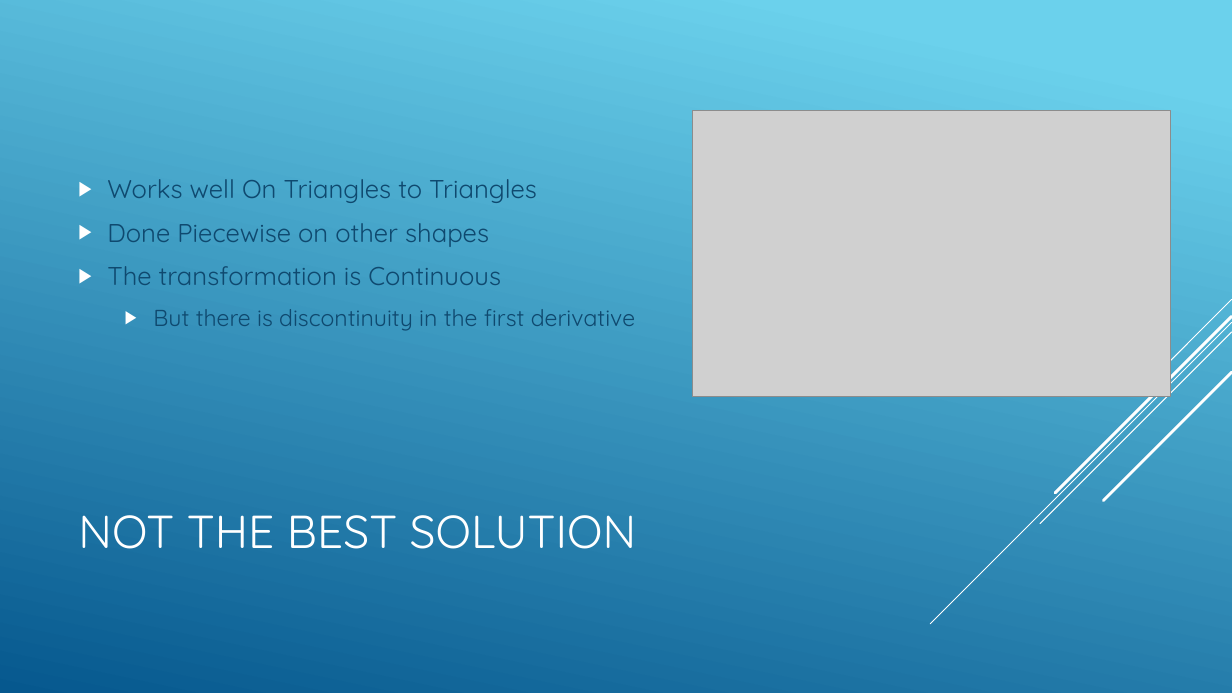
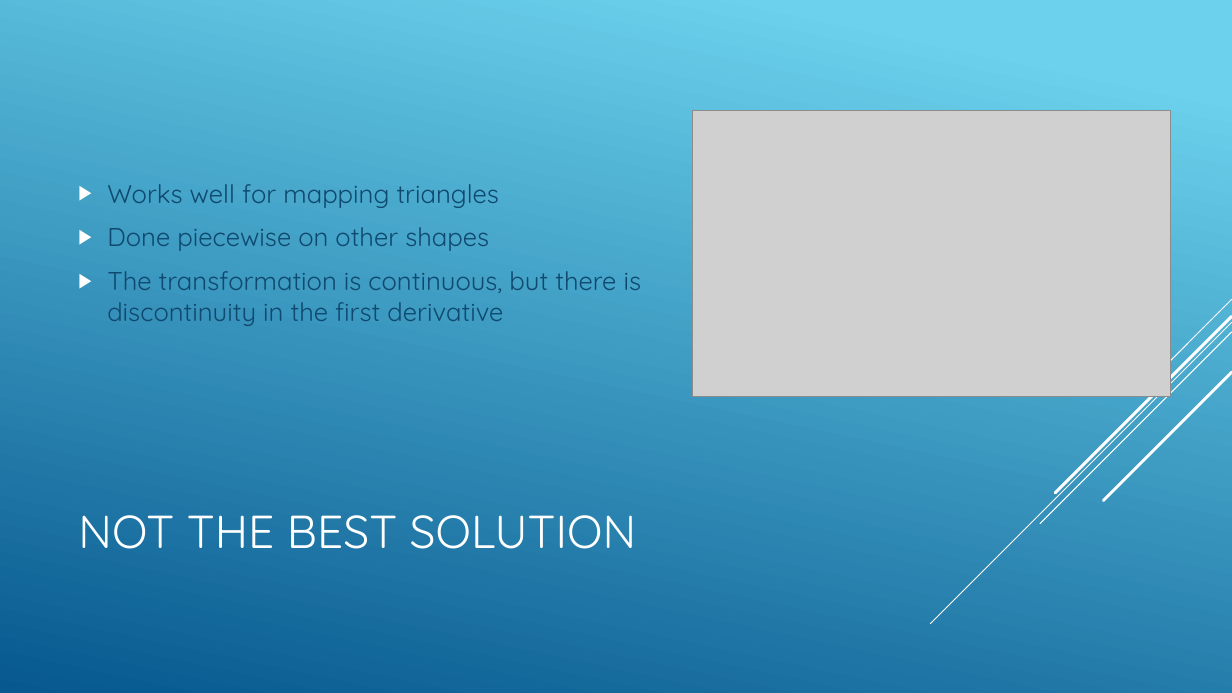
Before and after one commit to jcmanke/ImageProcessingProject, a slide deck: slide 9 of General Morphing.pptx (slide 4 before the commit). Drawn at 1232x693 pixels with LibreOffice and Linux fonts; fonts in the diff are those of the drawing; grey boxes stand for pictures. Boxes give left, top, right and bottom in pixels: in the first picture for what was removed or moved away, otherwise in the second. Text is boxed around its words. In the diff, an @@ line names an element or a change of style, - is before the commit and + after.

```diff
--- a/General Morphing.pptx
+++ b/General Morphing.pptx
@@ text at <box>107,184,642,326</box>: text changed @@
-▶ Works well On Triangles to Triangles
-▶ Done Piecewise on other shapes
-▶ The transformation is Continuous
-  ▶ But there is discontinuity in the first derivative
+▶ Works well for mapping triangles
+▶ Done piecewise on other shapes
+▶ The transformation is continuous, but there is discontinuity in the first derivative
```
Also in this commit, not shown: 2 other slides changed, 5 slides added, 1 other file.
